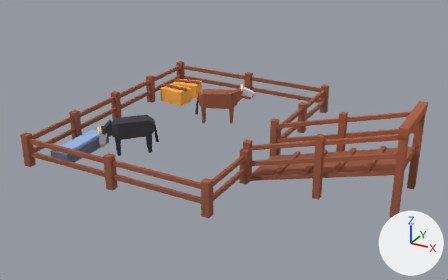
One commit to the glTF model public/assets/toycar/set-loading-chute.glb: the scene before it, then after it.
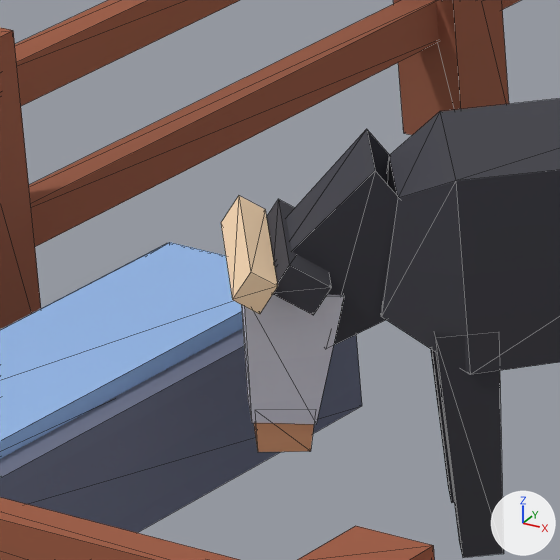
The first picture shows the older version from a 50 mm lens placed at (4.55, -9.97, 5.05), pointed at (-0.71, -0.41, 0.27). The close-ups show the older and then the newer version on the part from 17% to 28% of the width and 39% to 56% of the height of that picture. Only the edits that show in the close-ups are written down. The lights are fixed; the arrows at lower right show +X, +Y and +Z. The close-ups show mesh edges as thin lines. Where no turn or scale is listed for an object, it has been applied to the vertices. Vertices at exactly the same position are counted once.

The first close-up shows 'anim_sway:a=z:d=28:p=9.1:r=0.78#b', 'chute'.
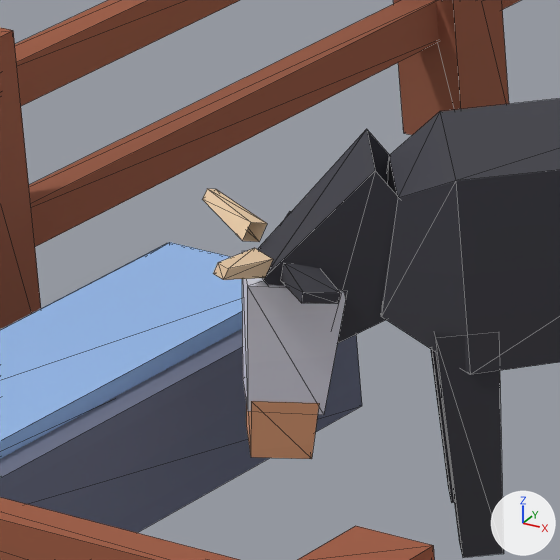
Boxes [x1, y1, x2, y2] around the edits, measured in the close-ups (560 x 560 px):
'anim_sway:a=z:d=28:p=9.1:r=0.78#b', reshaped (11% wider): before [221, 129, 399, 452]; after [202, 129, 399, 459]
part 1 of me_anim_sway_a_z_d_28_p_9_1_r_0_78_b, rebuilt: before [241, 294, 344, 424]; after [242, 251, 346, 415]
part 2 of me_anim_sway_a_z_d_28_p_9_1_r_0_78_b, rebuilt: before [254, 423, 314, 452]; after [246, 401, 319, 459]
part 3 of me_anim_sway_a_z_d_28_p_9_1_r_0_78_b, cut back: before [221, 196, 331, 315]; after [202, 189, 340, 304]

Edits to the bpy script that builds the scene:
```text
Change me_anim_sway_a_z_d_28_p_9_1_r_0_78_b:
    used by ob_anim_sway_a_z_d_28_p_9_1_r_0_78_b; location = (-2.543, -1.423, 0.55)
    remove me_anim_sway_a_z_d_28_p_9_1_r_0_78_b.from_pydata(...)  # 40 vertices, 52 faces; spans x -0.33..0.123, y -0.322..0.124, z -0.378..0.118
    add me_anim_sway_a_z_d_28_p_9_1_r_0_78_b.from_pydata(...)  # 56 vertices, 68 faces; spans x -0.346..0.123, y -0.336..0.124, z -0.383..0.118
    me_anim_sway_a_z_d_28_p_9_1_r_0_78_b part 1: the loose piece of 8 vertices spanning x -0.258..-0.035, y -0.246..-0.022, z -0.329..-0.077 is rebuilt with 8 vertices and now spans x -0.255..-0.033, y -0.242..-0.022, z -0.307..-0.067
    me_anim_sway_a_z_d_28_p_9_1_r_0_78_b part 2: the loose piece of 8 vertices spanning x -0.237..-0.097, y -0.223..-0.082, z -0.378..-0.293 is rebuilt with 8 vertices and now spans x -0.256..-0.082, y -0.242..-0.067, z -0.383..-0.271
    me_anim_sway_a_z_d_28_p_9_1_r_0_78_b part 3
    16 vertices are removed from x -0.33..-0.007, y -0.322..0.01, z -0.1..-0.007
    24 faces are deleted
    32 vertices are added at x -0.346..0.011, y -0.336..0.029, z -0.078..0.012
    40 new faces join them
```
